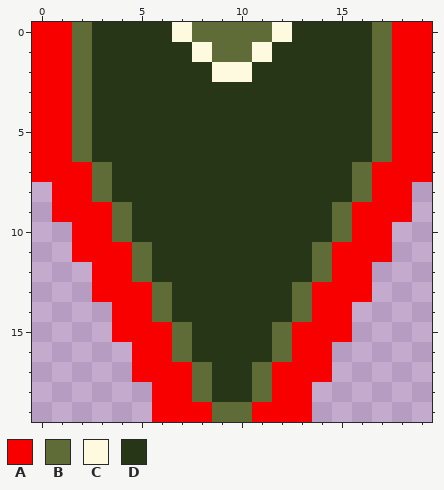
Pixel-art sprite -- public/images/snake-tail-immune-green.png. Above: the version before the commit.
The file is 20x20 pixels.
Palette (. is transparent): A #f90000  B #606c38  C #fefae0  D #283618
And afterwards:
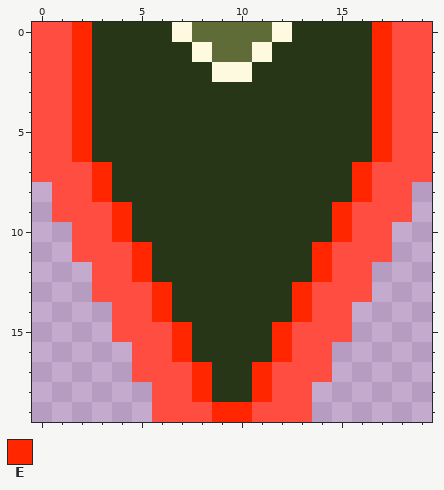
Colours new in this view: E #ff2600
Difference:
@@ palette @@
-A #f90000
+A #ff4d41
@@ x 0..19 @@
- 0 AABDDDDCBBBBCDDDDBAA
- 1 AABDDDDDCBBCDDDDDBAA
- 2 AABDDDDDDCCDDDDDDBAA
- 3 AABDDDDDDDDDDDDDDBAA
- 4 AABDDDDDDDDDDDDDDBAA
- 5 AABDDDDDDDDDDDDDDBAA
- 6 AABDDDDDDDDDDDDDDBAA
- 7 AAABDDDDDDDDDDDDBAAA
- 8 .AABDDDDDDDDDDDDBAA.
- 9 .AAABDDDDDDDDDDBAAA.
-10 ..AABDDDDDDDDDDBAA..
-11 ..AAABDDDDDDDDBAAA..
-12 ...AABDDDDDDDDBAA...
-13 ...AAABDDDDDDBAAA...
-14 ....AABDDDDDDBAA....
-15 ....AAABDDDDBAAA....
-16 .....AABDDDDBAA.....
-17 .....AAABDDBAAA.....
-18 ......AABDDBAA......
-19 ......AAABBAAA......
+ 0 AAEDDDDCBBBBCDDDDEAA
+ 1 AAEDDDDDCBBCDDDDDEAA
+ 2 AAEDDDDDDCCDDDDDDEAA
+ 3 AAEDDDDDDDDDDDDDDEAA
+ 4 AAEDDDDDDDDDDDDDDEAA
+ 5 AAEDDDDDDDDDDDDDDEAA
+ 6 AAEDDDDDDDDDDDDDDEAA
+ 7 AAAEDDDDDDDDDDDDEAAA
+ 8 .AAEDDDDDDDDDDDDEAA.
+ 9 .AAAEDDDDDDDDDDEAAA.
+10 ..AAEDDDDDDDDDDEAA..
+11 ..AAAEDDDDDDDDEAAA..
+12 ...AAEDDDDDDDDEAA...
+13 ...AAAEDDDDDDEAAA...
+14 ....AAEDDDDDDEAA....
+15 ....AAAEDDDDEAAA....
+16 .....AAEDDDDEAA.....
+17 .....AAAEDDEAAA.....
+18 ......AAEDDEAA......
+19 ......AAAEEAAA......
Boxes around the changes in both pictures, in picture pixels (x1, y1, x2, y2):
changed: (32, 22, 432, 422)
